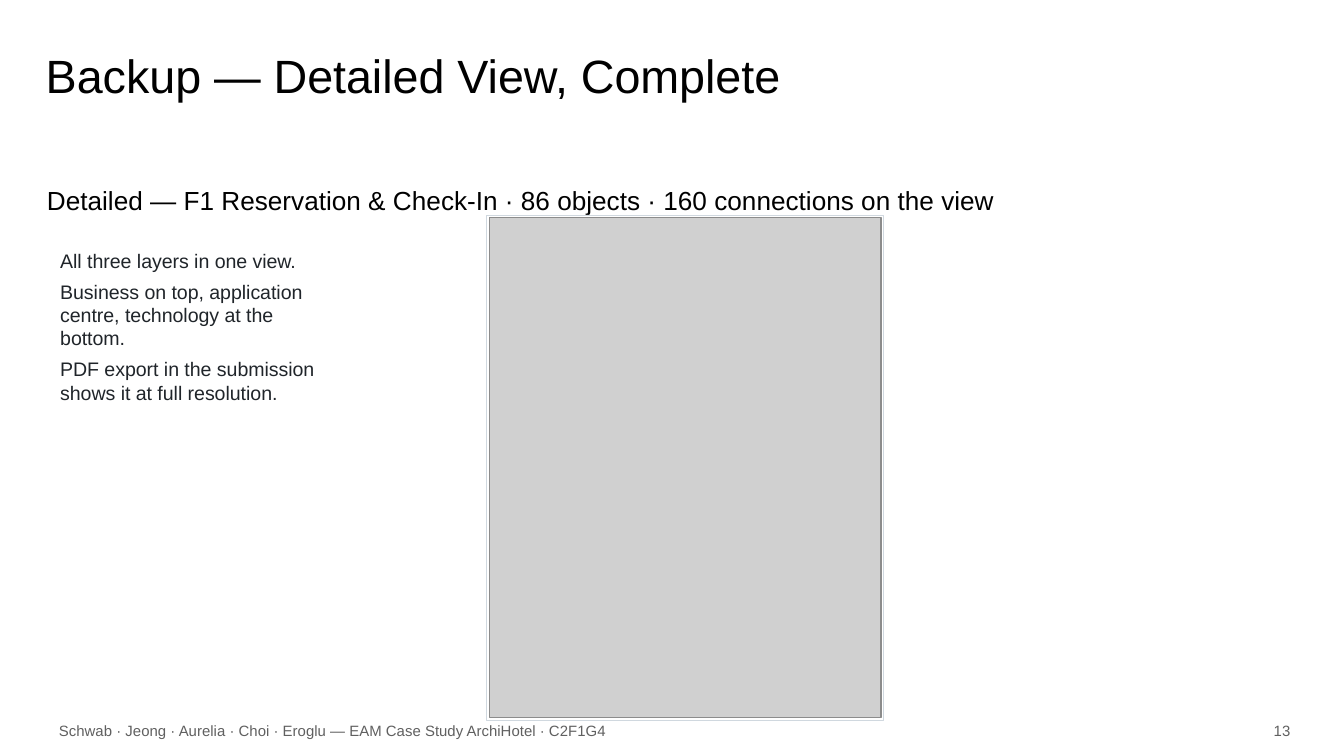
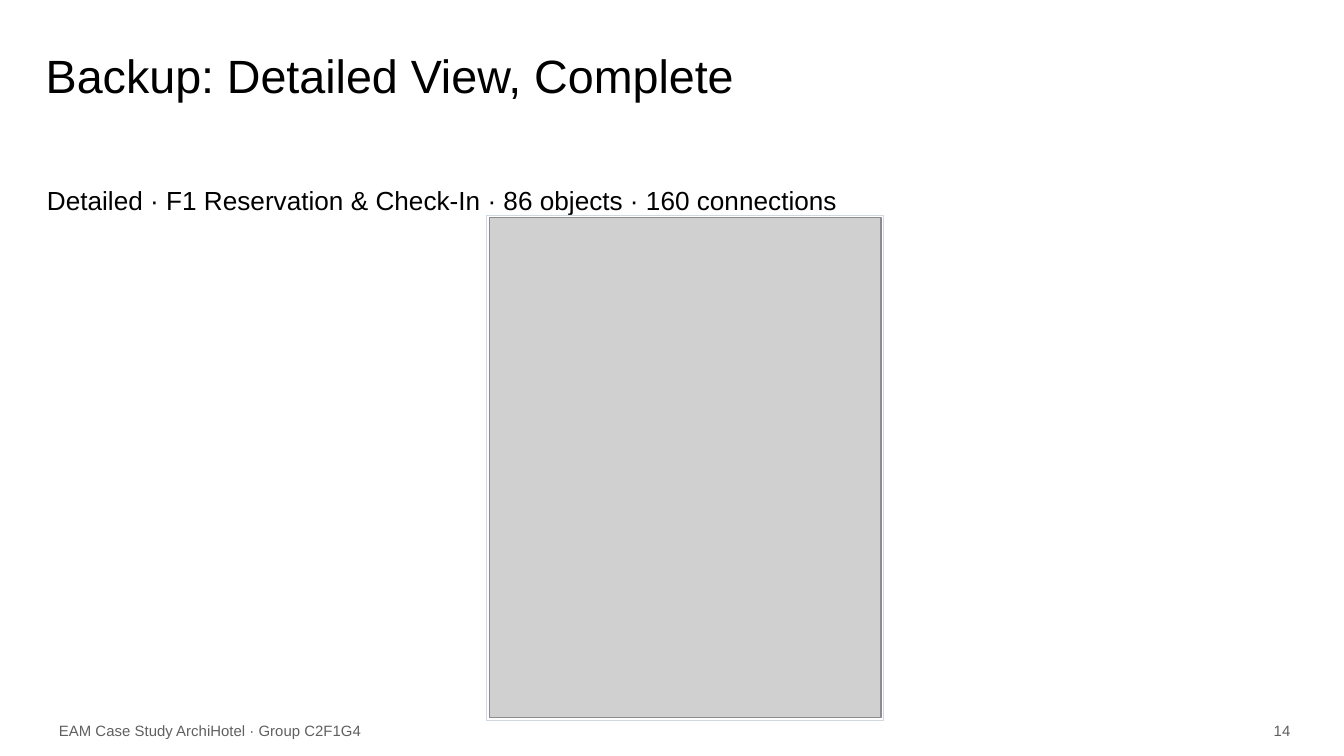
Before and after one commit to KatrinSchw/enterprise-architecture-model, a slide deck: slide 14 of slides/C2F1G4.pptx (slide 13 before the commit). Drawn at 1344x756 pixels with LibreOffice and Linux fonts; fonts in the diff are those of the drawing; grey boxes stand for pictures; background and template pictures are left out. Boxes give left, top, right and bottom in pixels: in the first picture for what was removed or moved away, otherwise in the second. Text is boxed around its words. In the diff, an @@ line names an element or a change of style, - is before the commit and + after.

```diff
--- a/slides/C2F1G4.pptx
+++ b/slides/C2F1G4.pptx
@@ title at [46, 59, 733, 102]: text changed @@
-Backup — Detailed View, Complete
+Backup: Detailed View, Complete
@@ text at [47, 191, 837, 216]: text changed @@
-Detailed — F1 Reservation & Check-In · 86 objects · 160 connections on the view
+Detailed · F1 Reservation & Check-In · 86 objects · 160 connections
@@ text removed at [60, 253, 314, 401] @@
-All three layers in one view.
-Business on top, application centre, technology at the bottom.
-PDF export in the submission shows it at full resolution.
@@ text at [59, 725, 361, 739]: text changed @@
-Schwab · Jeong · Aurelia · Choi · Eroglu — EAM Case Study ArchiHotel · C2F1G4
+EAM Case Study ArchiHotel · Group C2F1G4
@@ text at [1274, 725, 1291, 736]: text changed @@
-13
+14
```
Also in this commit, not shown: 13 other slides changed, 1 slide added, 1 other file.
